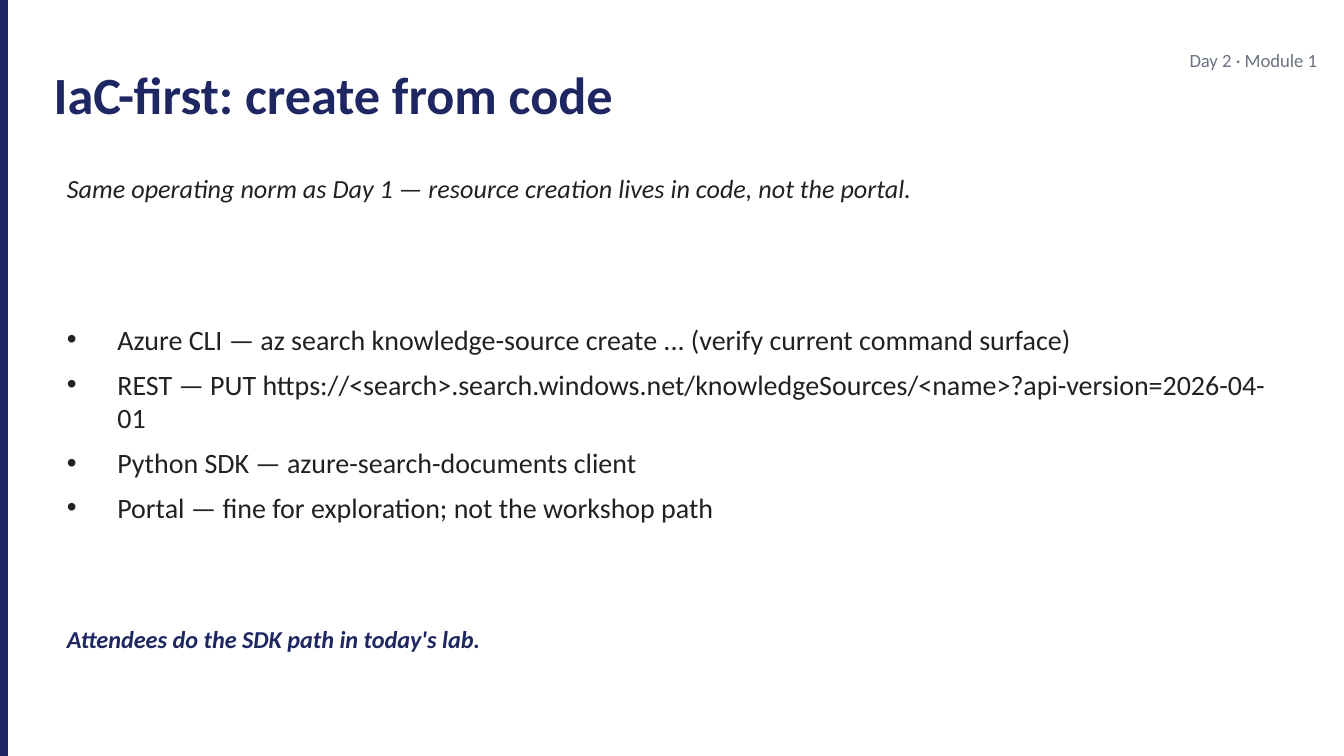
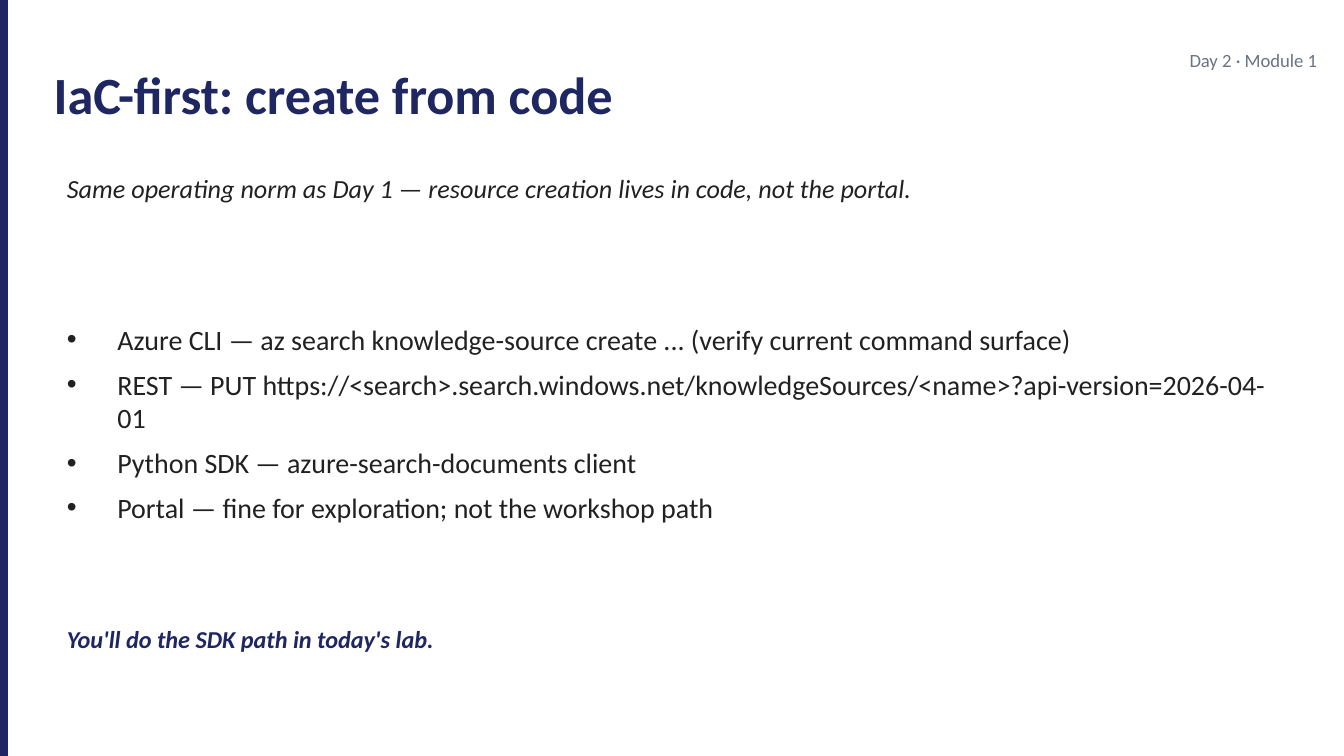
Before and after one commit to JimPiquant/Building-AI-Apps-and-Agents, a slide deck: slide 12 of decks/day2/module-1-foundry-iq.pptx. Drawn at 1344x756 pixels with LibreOffice and Linux fonts; fonts in the diff are those of the drawing. Boxes give left, top, right and bottom in pixels: in the first picture for what was removed or moved away, otherwise in the second. Text is boxed around its words. In the diff, an @@ line names an element or a change of style, - is before the commit and + after.

```diff
--- a/decks/day2/module-1-foundry-iq.pptx
+++ b/decks/day2/module-1-foundry-iq.pptx
@@ text at <box>67,631,434,652</box>: text changed @@
-Attendees do the SDK path in today's lab.
+You'll do the SDK path in today's lab.
```
Also in this commit, not shown: 1 other slide changed, 25 other files.
